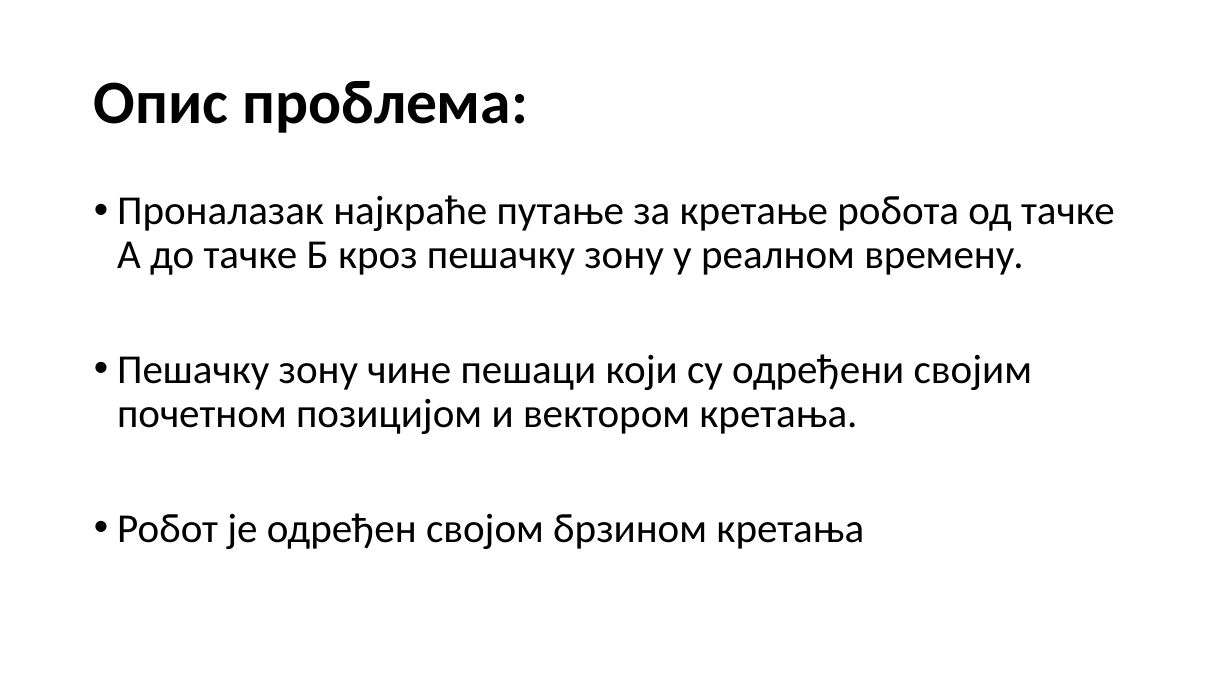
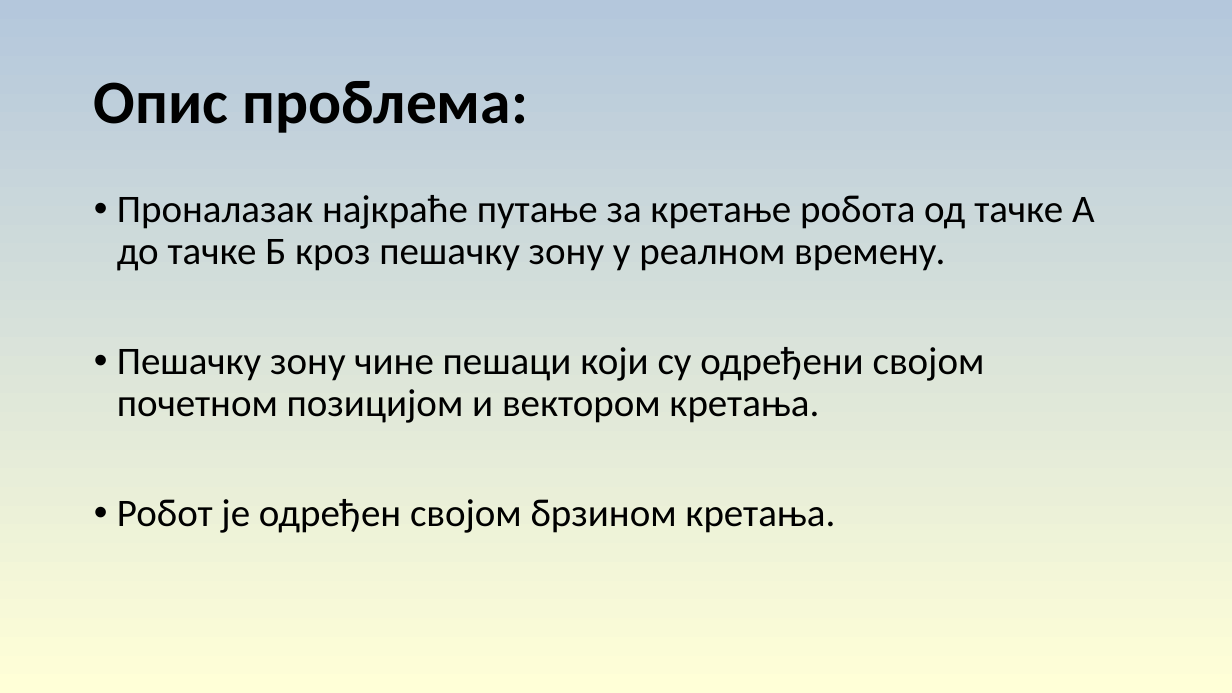
Before and after one commit to fongsd/Topologija, a slide deck: slide 2 of Тополошко планирање путање за навигацију кроз гужву .pptx. Drawn at 1232x693 pixels with LibreOffice and Linux fonts; fonts in the diff are those of the drawing. Boxes give left, top, right and bottom in pixels: in the first picture for what was removed or moved away, otherwise in the second. Text is boxed around its words. In the diff, an @@ line names an element or a change of style, - is before the commit and + after.

```diff
--- a/Тополошко планирање путање за навигацију кроз гужву .pptx
+++ b/Тополошко планирање путање за навигацију кроз гужву .pptx
@@ background #FFFFFF to gradient #B4C7DC to #FFFFD7 @@
@@ text at <box>117,195,1095,271</box>: size 32 to 30.4 pt in "Проналазак најкраће путање за кретање робота од ..." @@
@@ text at <box>117,347,985,533</box>: text changed; size 32 to 30.4 pt @@
-• Пешачку зону чине пешаци који су одређени својим почетном позицијом и вектором кретања.
-• Робот је одређен својом брзином кретања
+• Пешачку зону чине пешаци који су одређени својом почетном позицијом и вектором кретања.
+• Робот је одређен својом брзином кретања.
```
Also in this commit, not shown: 14 other slides changed, 2 other files.
